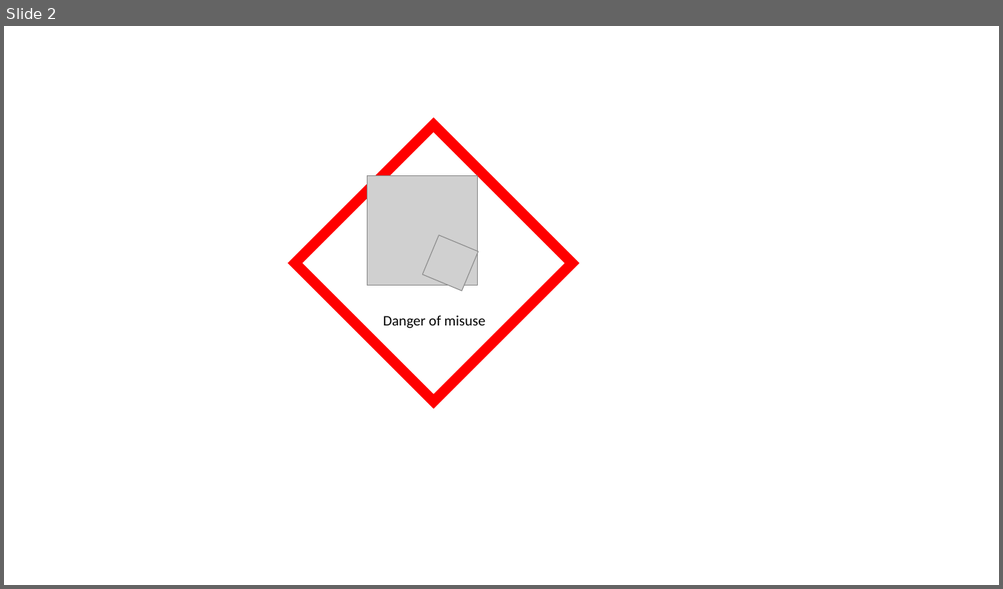
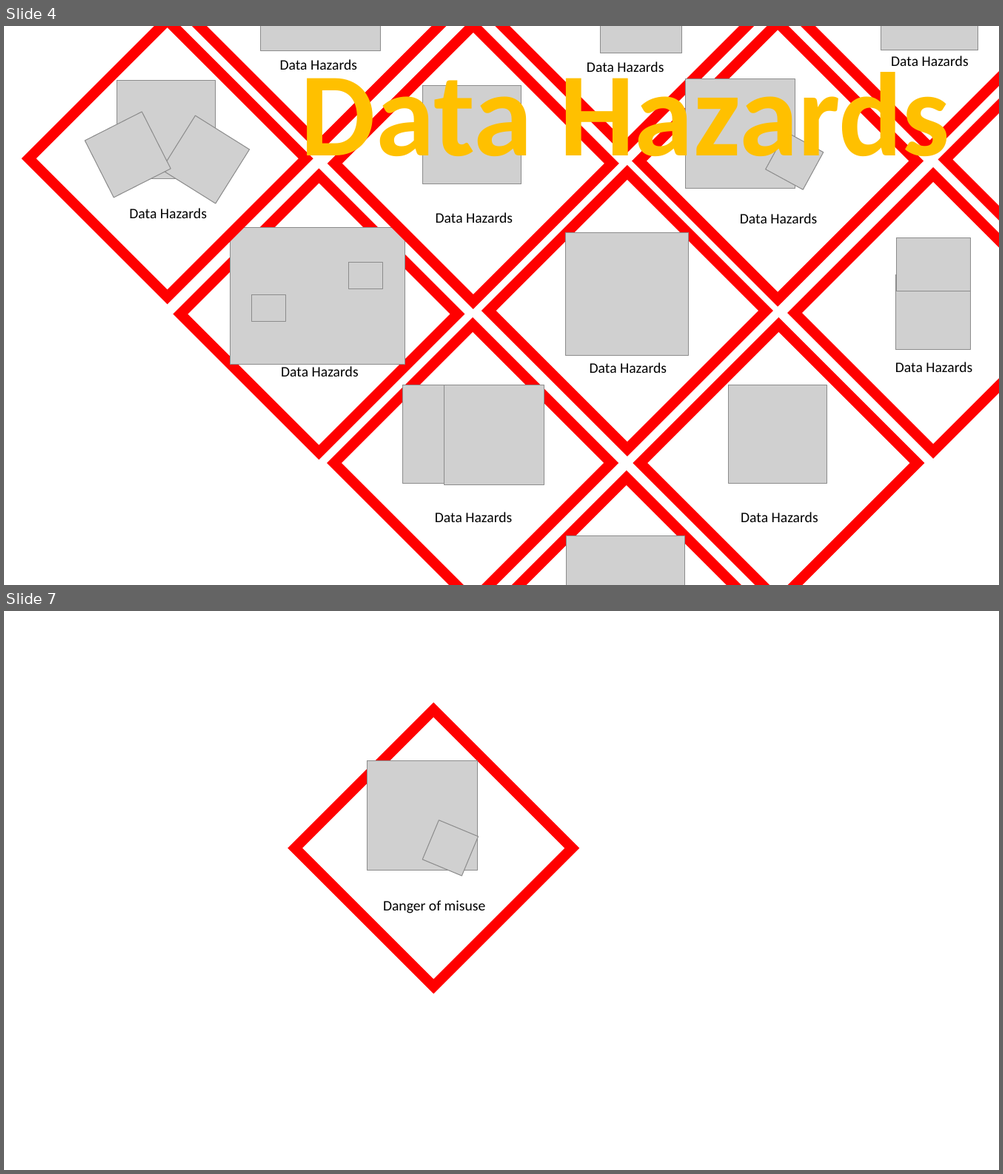
Before and after one commit to very-good-science/data-hazards, a slide deck: images/hazards.pptx. Shown one above the other, each under a label of ours: slide 2 before the commit, slides 4 and 7 after it; the slides between them are not shown. The pictures are 1003x589 and 1003x1174 pixels, drawn with LibreOffice and Linux fonts; fonts in the diff are those of the drawing; grey boxes stand for pictures; background and template pictures are left out. Boxes give left, top, right and bottom in pixels: in the first picture for what was removed or moved away, otherwise in the second. Text is boxed around its words. In the diff, an @@ line names an element or a change of style, - is before the commit and + after.

```diff
--- a/images/hazards.pptx
+++ b/images/hazards.pptx
@@ slide 4 added at <box>4,26,999,585</box>, background #FFFFFF @@
@@ group added at <box>28,26,999,585</box>: 19 pictures, 13 diamonds, 11 texts @@
+Data Hazards
+Data Hazards
+Data Hazards
+Data Hazards
+Data Hazards
+Data Hazards
+Data Hazards
+Data Hazards
+Data Hazards
+Data Hazards
+Data Hazards
@@ text added at <box>301,56,950,183</box>, 115 pt, text #FFC000, bold @@
+Data Hazards
@@ what was slide 2 is now slide 7 @@
```
Also in this commit, not shown: 1 slide changed, 4 other slides added, 8 other files.
